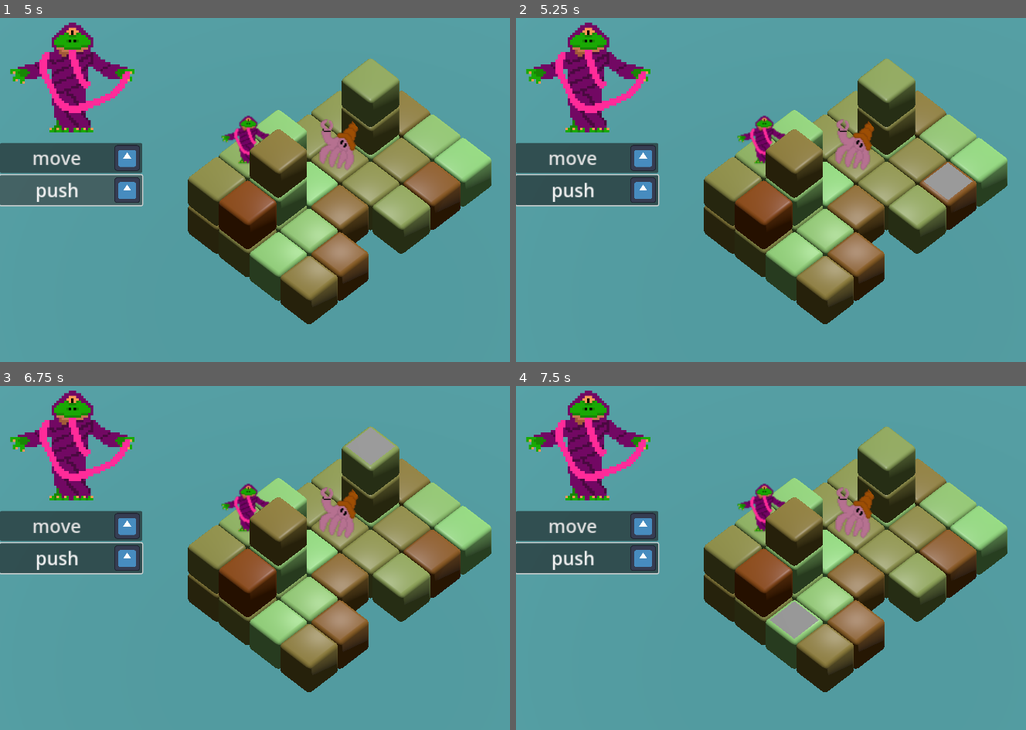
Above: before the commit, frames 1-4 (two rows, left to right).
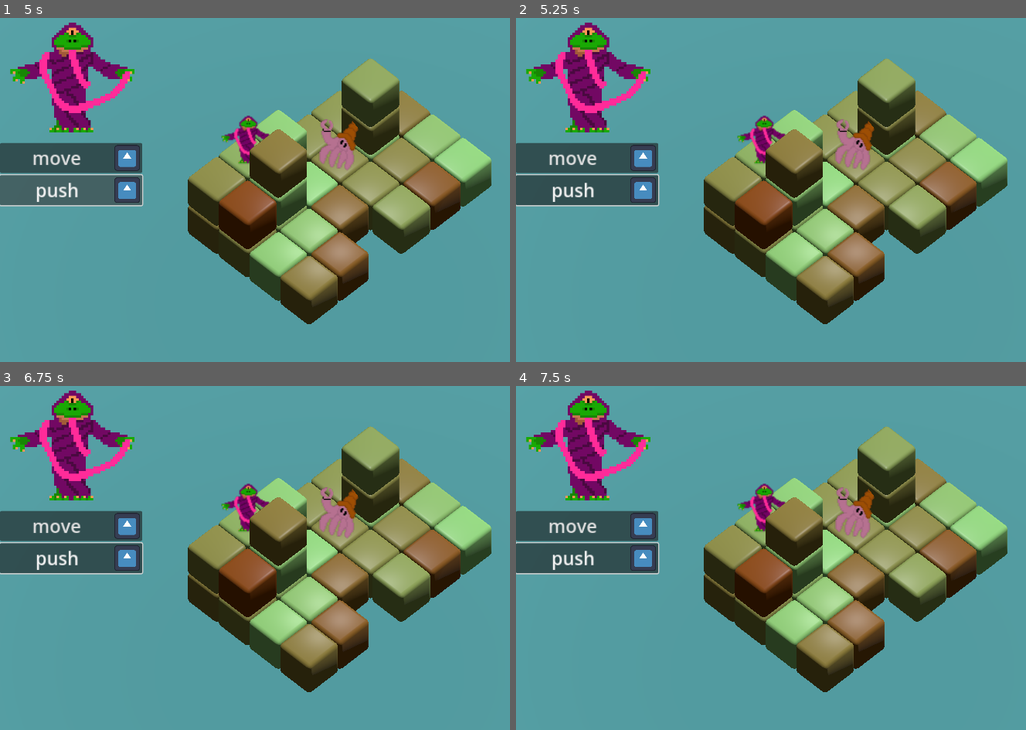
Above: after the commit, the same moments.

Repository: pdaulby/CubeWorld
Game: Godot game, scene res://scenes/world.tscn
The game is run twice, just before and just after one commit, with the same random seed, the same clock (stepped at 60 frames per second) and the same inputs. The engine's default icon, where the game draws it, is replaced by a stand-in: a white triangle on a blue panel in a dark square.
Inputs (mouse positions are in pixels of both pictures, inside the frame that each line leads up to):
- Up to frame 1 (5 s): click "move" at 0.5 s; click "push" at 1.25 s; click "move" at 2 s; click "push" at 2.75 s; click "move" at 3.5 s; click "push" at 4.25 s
- Up to frame 2 (5.25 s): tap Enter at 5 s; move the mouse to (959, 169) at 5.02 s; click (959, 169) at 5.17 s
- Up to frame 3 (6.75 s): tap Space at 5.75 s; move the mouse to (183, 571) at 5.77 s; click (183, 571) at 5.92 s; tap Enter at 6.5 s; move the mouse to (372, 478) at 6.52 s; click (372, 478) at 6.67 s
- Up to frame 4 (7.5 s): tap Space at 7.25 s; move the mouse to (796, 626) at 7.27 s; click (796, 626) at 7.42 s

Frame 1 is identical in both runs. In frame 2, 0.5% of the frame differs, in the area x 80-90%, y 42-53%; in frame 3, 0.5%, in the area x 67-78%, y 12-23%; in frame 4, 0.5%.

Commit message:
world processing

Diff:
--- a/scenes/player.tscn
+++ b/scenes/player.tscn
@@ -1,9 +1,10 @@
-[gd_scene load_steps=5 format=3 uid="uid://d0rerut8rfjl4"]
+[gd_scene load_steps=6 format=3 uid="uid://d0rerut8rfjl4"]
 
 [ext_resource type="Script" path="res://scripts/player/player.gd" id="1_8j234"]
 [ext_resource type="Texture2D" uid="uid://ci65v24ubf283" path="res://2d/FrogWiz.png" id="1_o3sgl"]
 [ext_resource type="Script" path="res://scripts/click/player_movement.gd" id="3_nkwi7"]
 [ext_resource type="Script" path="res://scripts/cubes/block_pusher.gd" id="4_xl8ci"]
+[ext_resource type="Script" path="res://scripts/cubes/elevate.gd" id="5_2ka8v"]
 
 [node name="Player" type="Node3D"]
 script = ExtResource("1_8j234")
@@ -20,3 +21,4 @@
 script = ExtResource("4_xl8ci")
 
 [node name="Elevate" type="Node" parent="."]
+script = ExtResource("5_2ka8v")
--- a/scripts/click/camera_click.gd
+++ b/scripts/click/camera_click.gd
@@ -32,6 +32,7 @@
 	var result = raycast_mouse(event.position, exclude)
 	if (result.is_empty()):
 		return {}
+	highlighter.unhighlight()
 	return result
 
 func _process(delta):
--- a/scripts/click/player_movement.gd
+++ b/scripts/click/player_movement.gd
@@ -1,6 +1,6 @@
 class_name PlayerMovement extends Node
 
-@export var speed: int = 4 #todo use this
+@export var speed: int = 4
 var camera: CameraClick
 var player: Player
 var world: World
@@ -14,7 +14,7 @@
 	player = get_parent() as Player
 
 func _input(event):
-	if !active || !player.active || current_path.size() > 0: return
+	if world.processing || !active || !player.active || current_path.size() > 0: return
 	var result = camera.handle_click(event, [])
 	if result.is_empty(): return
 	if !result.collider is GroundCube: return
@@ -25,6 +25,7 @@
 	current_path = path.map(func(h:HeightBlock): return Vector3i(h.xz.x, h.height, h.xz.y))
 	if current_path.is_empty(): return
 	world.move_from_to(player.position, current_path[current_path.size()-1])
+	world.processing = true
 
 func _process(delta):
 	if current_path.size() == 0:
@@ -33,3 +34,4 @@
 	if player.position.distance_to(current_path[0]) < 0.01:
 		player.position = current_path[0]
 		current_path.remove_at(0)
+		world.processing = false
--- a/scripts/cubes/block_pusher.gd
+++ b/scripts/cubes/block_pusher.gd
@@ -11,7 +11,7 @@
 	camera = get_node("/root/World/Camera3D")
 
 func _input(event):
-	if !active || !player.active: return
+	if world.processing || !active || !player.active: return
 	var result = camera.handle_click(event, [])
 	if result.is_empty(): return
 	if !result.collider is GroundCube: return
@@ -22,7 +22,7 @@
 	if !in_stack_limit(prop.height, prop.block): return
 	world.push_block(prop)
 
-func in_stack_limit(height: int, block: Vector3i)->bool:
+func in_stack_limit(height: int, block: Vector3i) -> bool:
 	var higher_block = block + Vector3i.UP
 	if !world.in_bounds(higher_block):
 		return true
--- /dev/null
+++ b/scripts/cubes/elevate.gd
@@ -0,0 +1,11 @@
+class_name Elevate extends Node
+
+var world: World
+var player: Player
+
+func _ready():
+	player = get_parent() as Player
+	world = get_node("/root/World")
+
+func activate():
+	if world.processing || !player.active: return
--- a/scripts/cubes/push_props.gd
+++ b/scripts/cubes/push_props.gd
@@ -1,6 +1,6 @@
 class_name PushProp
 
-var height = 2
+var height = 1
 var distance = 3
 var direction: Vector3i = Vector3i(0,0,0)
 var block: Vector3i
@@ -23,10 +23,10 @@
 
 func is_valid():
 	if distance <= 0: return false
-	if direction.y != 0:
-		return direction.y == -1 && direction.x == 0 && direction.z == 0
+	if direction.y == -1 || direction.y == 1:
+		return direction.x == 0 && direction.z == 0
 	if direction.x == 1 || direction.x == -1:
-		return direction.z == 0
+		return direction.z == 0 && direction.y == 0
 	if direction.z == 1 || direction.z == -1:
-		return direction.x == 0
+		return direction.x == 0 && direction.y == 0
 	return false
--- a/scripts/cubes/world.gd
+++ b/scripts/cubes/world.gd
@@ -11,6 +11,8 @@
 var bounds: Vector3i
 var state: Array = []
 var block_path: Array[Vector3i] = []
+
+var processing: bool = false
 
 func _ready():
 	cubes_node = get_node("Environment/Cubes")
@@ -99,7 +101,7 @@
 				hb.blocked = true
 			if state[x][y][z].type != BLOCK.TYPE.AIR:
 				hb.blocked = true
-				#TODO smarter handling of walking through other units
+				#TODO smarter handling of walking through other units (maybe)
 			return hb
 	var hb = HeightBlock.new(bounds.y, Vector2i(x,z), StateBlock.new(BLOCK.TYPE.AIR, null))
 	hb.blocked = true
@@ -130,6 +132,7 @@
 		dist = dist - 1
 	if _path.size() <= 1: return
 	block_path = _path
+	processing = true
 
 func _process(delta):
 	if block_path.size() == 0: return
@@ -171,7 +174,7 @@
 	if !in_bounds(below) || get_block(below).type == BLOCK.TYPE.BLOCK:
 		block_path = []
 		print_debug("nograv")
-		# TODO signal finished
+		processing = false
 		return
 	print_debug("grav")
 	# gravity drop
--- a/scripts/cubes/world_save.gd
+++ b/scripts/cubes/world_save.gd
@@ -1,11 +1,11 @@
-extends Resource
-class_name WorldSave
+class_name WorldSave extends Resource
 
-@export var bounds: Vector3i = Vector3i(4,3,6)
+@export var bounds: Vector3i = Vector3i(4,4,6)
 
 @export var world = [
 	[
 		[1,1,0,1,1,1],
+		[0,0,0,0,0,0],
 		[0,0,0,0,0,0],
 		[0,0,0,0,0,0],
 	],
@@ -13,15 +13,45 @@
 		[1,1,1,1,1,1],
 		[0,0,0,0,0,0],
 		[0,0,0,0,0,0],
+		[0,0,0,0,0,0],
 	],
 	[
 		[1,1,1,1,1,1],
 		[1,1,0,3,1,0],
 		[0,1,0,0,1,0],
+		[0,0,0,0,0,0],
 	],
 	[
 		[1,1,1,1,1,0],
 		[1,1,1,0,0,0],
 		[0,2,0,0,0,0],
+		[0,0,0,0,0,0],
 	],
 ]
+
+var world2 = [
+	[
+		[1,1,0,1,1,1],
+		[0,0,0,0,0,0],
+		[0,0,0,0,0,0],
+		[0,0,0,0,0,0],
+	],
+	[
+		[1,1,1,1,1,1],
+		[1,1,0,3,1,0],
+		[0,1,0,0,1,0],
+		[0,3,0,0,0,0],
+	],
+	[
+		[1,1,1,1,1,1],
+		[1,0,0,1,0,0],
+		[0,0,0,1,0,0],
+		[0,0,0,0,0,0],
+	],
+	[
+		[1,1,1,1,1,0],
+		[1,1,1,1,0,0],
+		[0,2,0,0,0,0],
+		[0,0,0,0,0,0],
+	],
+]
Not shown: 1 places in scenes/enemy.tscn that only renumber resources
